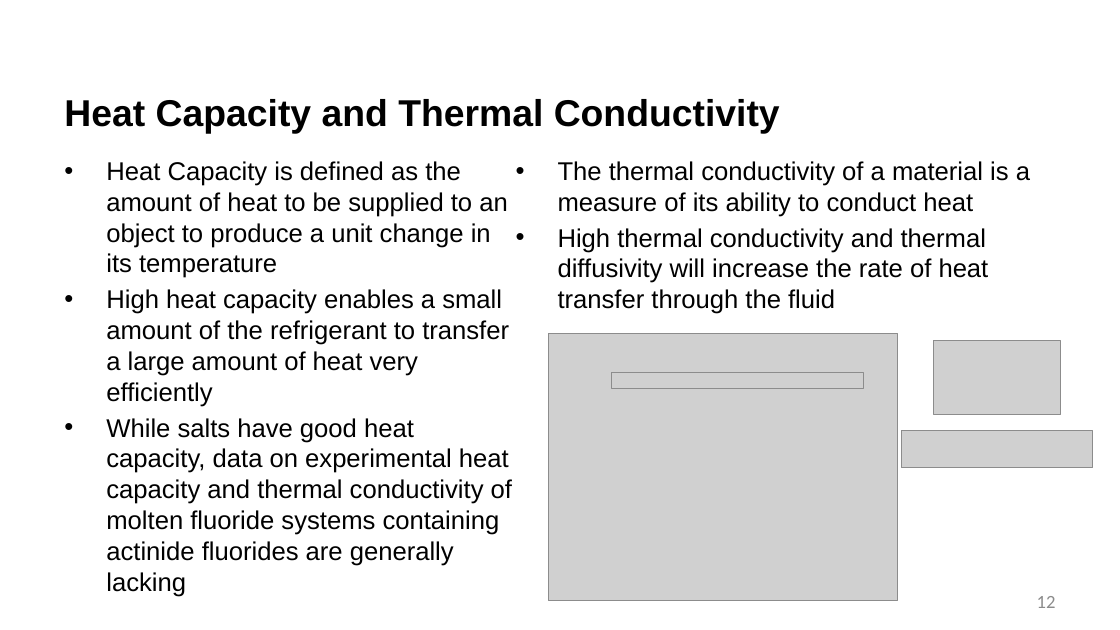
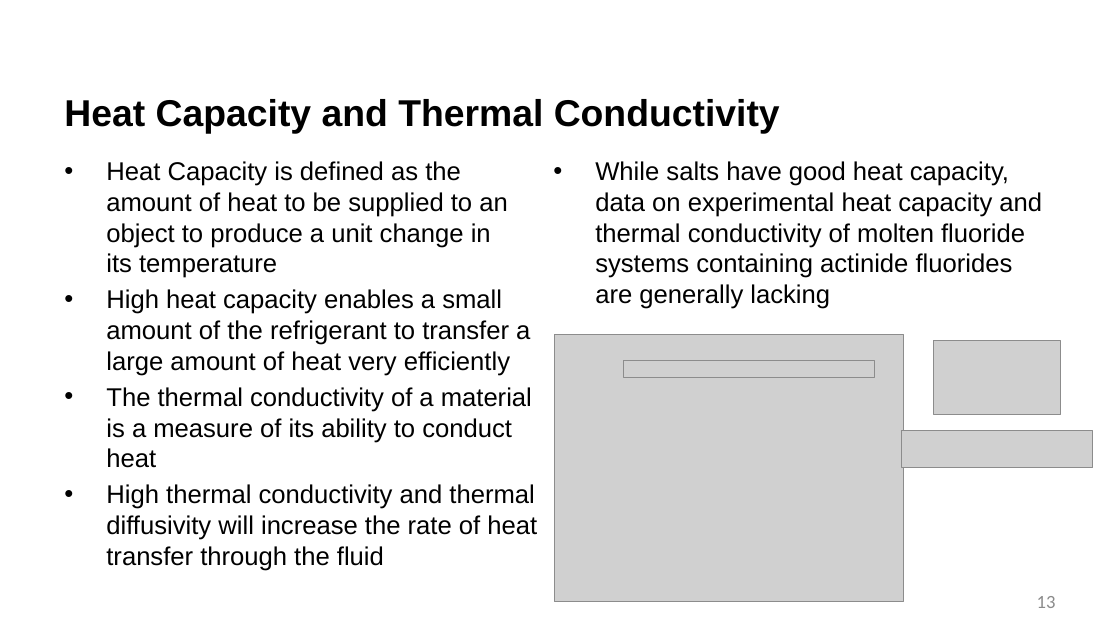
Before and after one commit to benbeeler/TEACHING, a slide deck: slide 13 of Advanced Reactor Materials/Fall2026/Lec14_MoltenSalts.pptx (slide 12 before the commit). Drawn at 1120x630 pixels with LibreOffice and Linux fonts; fonts in the diff are those of the drawing; grey boxes stand for pictures; background and template pictures are left out. Boxes give left, top, right and bottom in pixels: in the first picture for what was removed or moved away, otherwise in the second. Text is boxed around its words. In the diff, an @@ line names an element or a change of style, - is before the commit and + after.

```diff
--- a/Advanced Reactor Materials/Fall2026/Lec14_MoltenSalts.pptx
+++ b/Advanced Reactor Materials/Fall2026/Lec14_MoltenSalts.pptx
@@ text at (x1=595, y1=161, x2=1042, y2=309): text changed @@
-• The thermal conductivity of a material is a measure of its ability to conduct heat
-• High thermal conductivity and thermal diffusivity will increase the rate of heat transfer through the fluid
+• While salts have good heat capacity, data on experimental heat capacity and thermal conductivity of molten fluoride systems containing actinide fluorides are generally lacking
@@ picture moved from (x1=549, y1=334, x2=898, y2=602) to (x1=555, y1=334, x2=904, y2=602) @@
@@ text at (x1=106, y1=387, x2=537, y2=571): text changed @@
-• While salts have good heat capacity, data on experimental heat capacity and thermal conductivity of molten fluoride systems containing actinide fluorides are generally lacking
+• The thermal conductivity of a material is a measure of its ability to conduct heat
+• High thermal conductivity and thermal diffusivity will increase the rate of heat transfer through the fluid
@@ picture moved from (x1=612, y1=372, x2=863, y2=389) to (x1=623, y1=360, x2=875, y2=377) @@
@@ page number at (x1=1037, y1=596, x2=1056, y2=608): text changed @@
-12
+13
```
Also in this commit, not shown: 13 other slides changed, 1 slide added, 24 slides removed, 17 other files.
